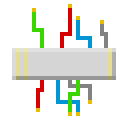
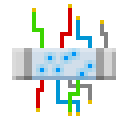
Before/after of a 128 x 128 layered artwork. What changed in the layer stack:
added group "Group 1" with 3 layers above "Layer 8" over [24, 48, 104, 80]
added layer "Layer 10" (overlay) in group "Group 1" over [32, 48, 96, 80]
added layer "Layer 11" in group "Group 1" over [40, 52, 92, 76]
added layer "Layer 9" (multiply) in group "Group 1" over [24, 48, 104, 80]
hid "Layer 8" over [16, 48, 112, 80]
